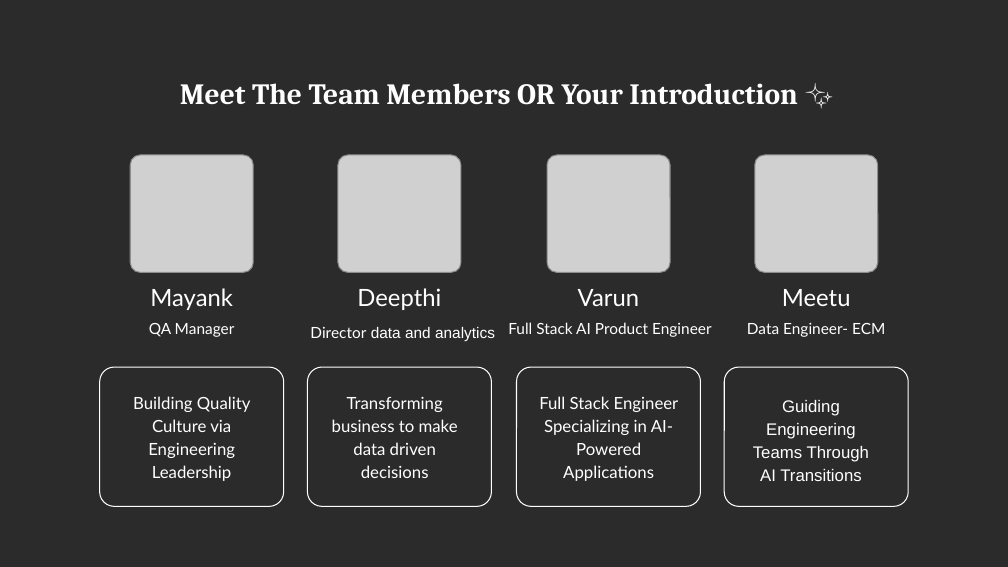
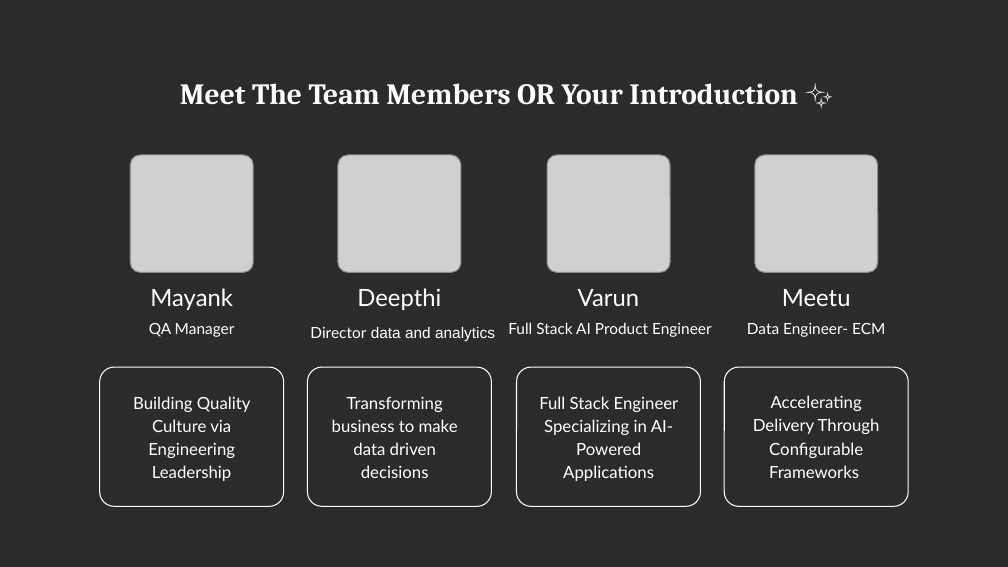
Before and after one commit to MeeruChandra/OutSkillCapstone, a slide deck: slide 3 of QA Energetic-GEF C4 - Pitch Deck Template.pptx. Drawn at 1008x567 pixels with LibreOffice and Linux fonts; fonts in the diff are those of the drawing; grey boxes stand for pictures; background and template pictures are left out; a plain dark background stands for a picture behind light text. Boxes give left, top, right and bottom in pixels: in the first picture for what was removed or moved away, otherwise in the second. Text is boxed around its words. In the diff, an @@ line names an element or a change of style, - is before the commit and + after.

Commit message:
Updated

```diff
--- a/QA Energetic-GEF C4 - Pitch Deck Template.pptx
+++ b/QA Energetic-GEF C4 - Pitch Deck Template.pptx
@@ text at (x1=753, y1=395, x2=880, y2=478): text changed; font Arial to Lato @@
-Guiding Engineering Teams Through AI Transitions
+Accelerating Delivery Through Configurable Frameworks
```
